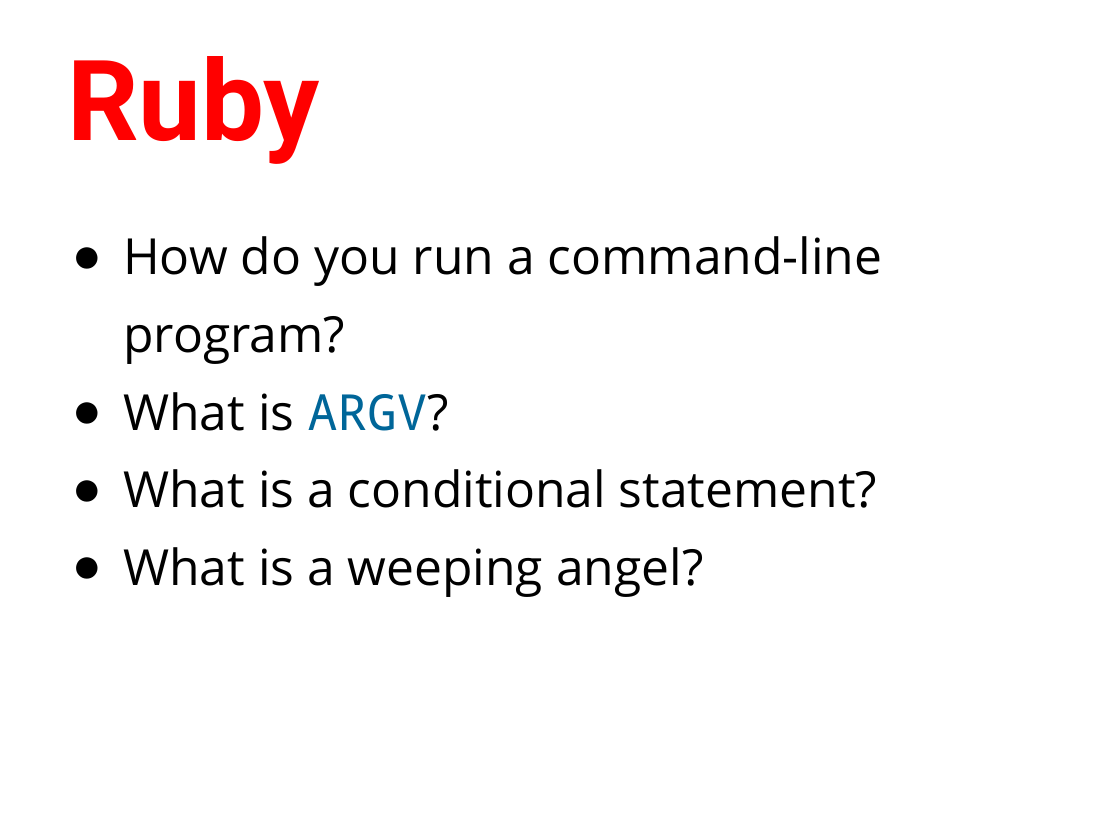
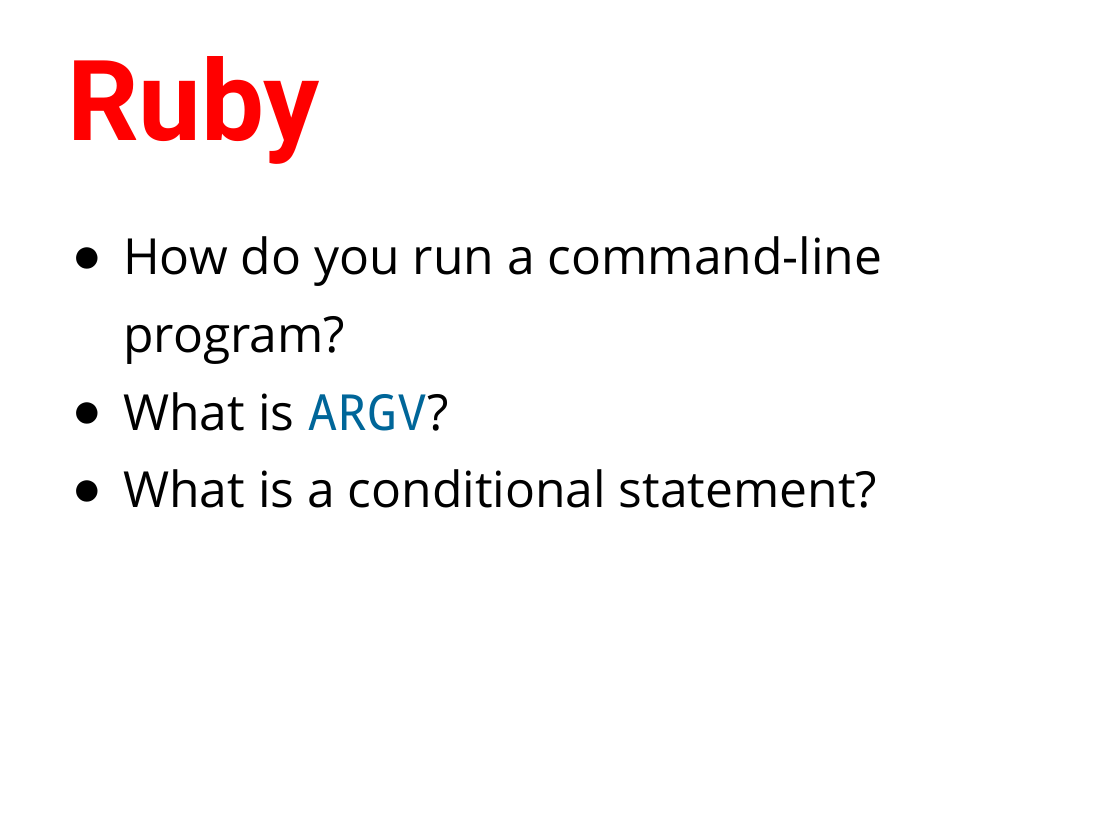
Before and after one commit to humanitiesprogramming/slides, a slide deck: slide 5 of day2-review.pptx. Drawn at 1120x840 pixels with LibreOffice and Linux fonts; fonts in the diff are those of the drawing. Boxes give left, top, right and bottom in pixels: in the first picture for what was removed or moved away, otherwise in the second. Text is boxed around its words. In the diff, an @@ line names an element or a change of style, - is before the commit and + after.

```diff
--- a/day2-review.pptx
+++ b/day2-review.pptx
@@ text at (x1=123, y1=547, x2=703, y2=597): paragraph removed @@
-● What is a weeping angel?
```
Also in this commit, not shown: 1 other slide changed, 5 slides added, 5 other files.
